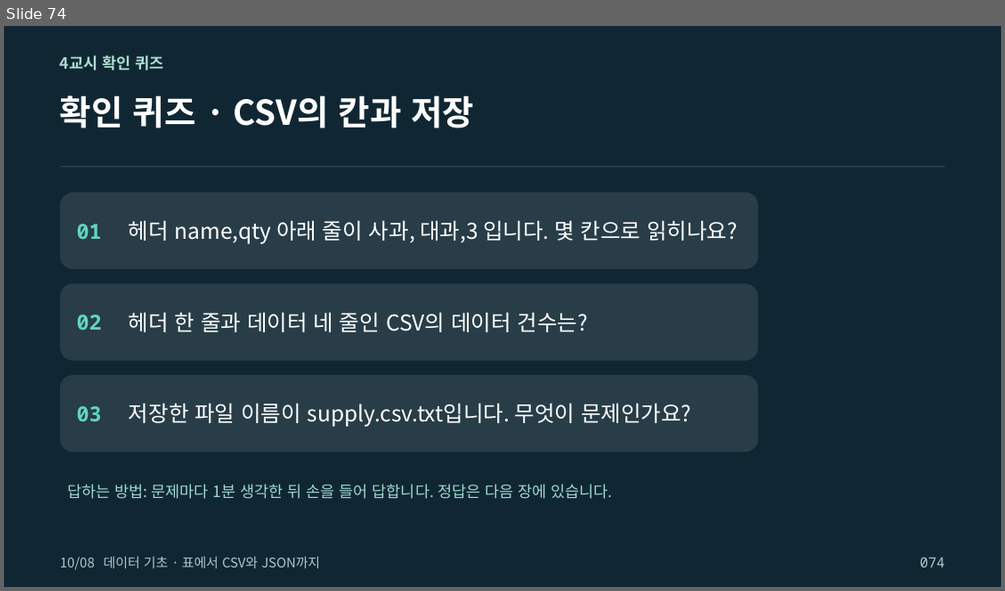
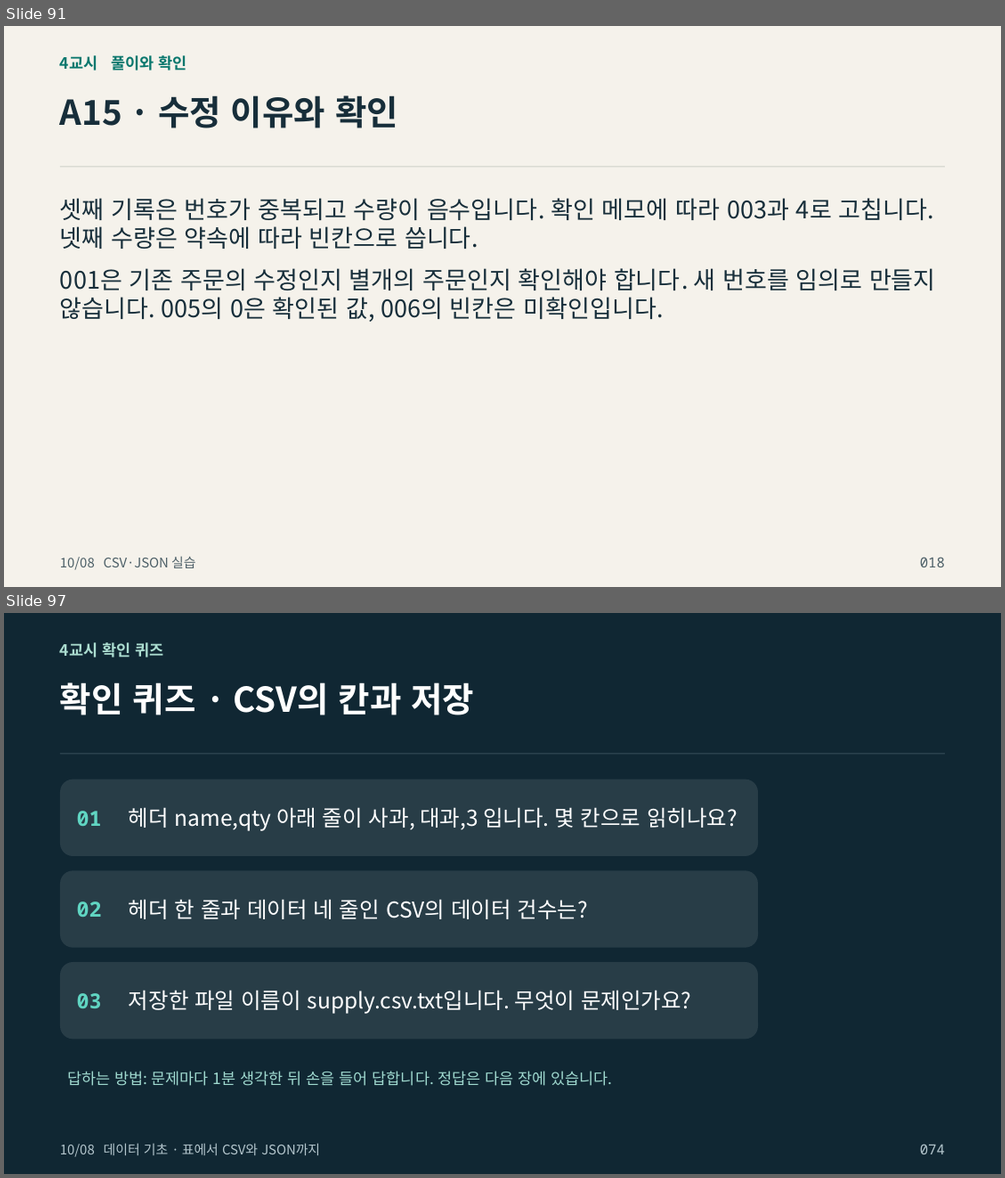
Before and after one commit to zeusk302-png/kdigital-physical-ai, a slide deck: downloads/2026-10-08/readable-slides.pptx. Shown one above the other, each under a label of ours: slide 74 before the commit, slides 91 and 97 after it; the slides between them are not shown. The pictures are 1005x591 and 1005x1178 pixels, drawn with LibreOffice and Linux fonts; fonts in the diff are those of the drawing; background and template pictures are left out. Boxes give left, top, right and bottom in pixels: in the first picture for what was removed or moved away, otherwise in the second. Text is boxed around its words. In the diff, an @@ line names an element or a change of style, - is before the commit and + after.

Commit message:
Expand beginner CSV and JSON practice with repair and original writing

```diff
--- a/downloads/2026-10-08/readable-slides.pptx
+++ b/downloads/2026-10-08/readable-slides.pptx
@@ slide 91 added at (x1=4, y1=26, x2=1001, y2=587), background picture (left out) @@
@@ text added at (x1=60, y1=55, x2=186, y2=70), 15 pt, text #08776D, bold @@
+4교시 풀이와 확인
@@ text added at (x1=60, y1=95, x2=398, y2=128), 33 pt, text #172E3A, bold @@
+A15 · 수정 이유와 확인
@@ rectangle added at (x1=60, y1=167, x2=945, y2=168), fill #CDCFC7 @@
@@ text added at (x1=60, y1=198, x2=934, y2=248), 23.2 pt, text #172E3A @@
+셋째 기록은 번호가 중복되고 수량이 음수입니다. 확인 메모에 따라 003과 4로 고칩니다. 넷째 수량은 약속에 따라 빈칸으로 씁니다.
@@ text added at (x1=60, y1=268, x2=936, y2=321), 23.2 pt, text #172E3A @@
+001은 기존 주문의 수정인지 별개의 주문인지 확인해야 합니다. 새 번호를 임의로 만들지 않습니다. 005의 0은 확인된 값, 006의 빈칸은 미확인입니다.
@@ text added at (x1=60, y1=556, x2=195, y2=570), 12.8 pt, text #4D6068 @@
+10/08 CSV·JSON 실습
@@ text added at (x1=920, y1=556, x2=945, y2=567), 13.5 pt, text #4D6068 @@
+018
@@ what was slide 74 is now slide 97 @@
```
Also in this commit, not shown: 49 other slides added, 56 other files.
